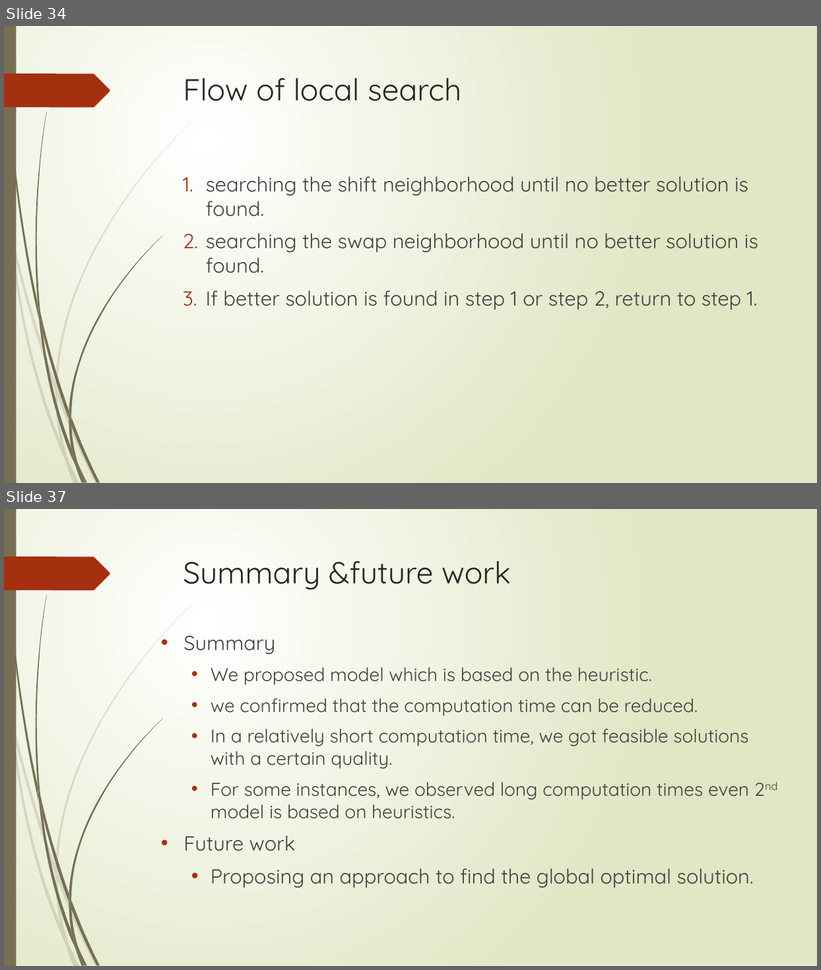
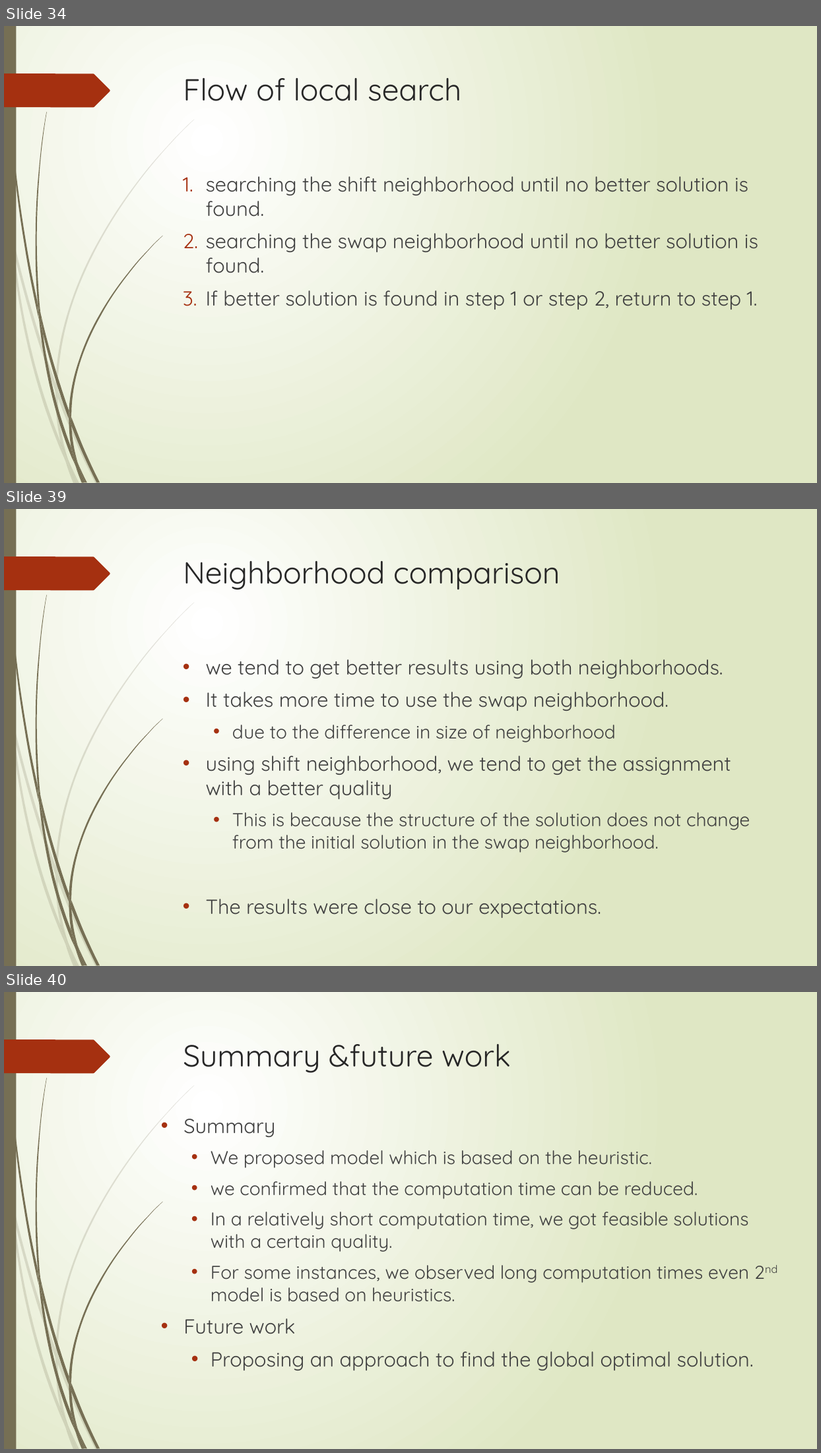
Before and after one commit to r-kurosu/kline_new, a slide deck: 竹田_修論発表.pptx. Shown one above the other, each under a label of ours: slides 34 and 37 before the commit, slides 34, 39 and 40 after it; the slides between them are not shown. The pictures are 821x970 and 821x1453 pixels, drawn with LibreOffice and Linux fonts; fonts in the diff are those of the drawing. Boxes give left, top, right and bottom in pixels: in the first picture for what was removed or moved away, otherwise in the second. Text is boxed around its words. In the diff, an @@ line names an element or a change of style, - is before the commit and + after.

```diff
--- a/竹田_修論発表.pptx
+++ b/竹田_修論発表.pptx
@@ slide 39 added at (x1=4, y1=509, x2=817, y2=966), background gradient #FFFFFF to #DFE8C4; not listed: 24 template elements that a slide beside it also shows @@
@@ title added at (x1=183, y1=561, x2=560, y2=590), 36 pt, text #262626 @@
+Neighborhood comparison
@@ text added at (x1=206, y1=659, x2=750, y2=915), 24 pt, text #404040 @@
+• we tend to get better results using both neighborhoods.
+• It takes more time to use the swap neighborhood.
+  • due to the difference in size of neighborhood
+• using shift neighborhood, we tend to get the assignment with a better quality
+  • This is because the structure of the solution does not change from the initial solution in the swap neighborhood.
+• The results were close to our expectations.
@@ what was slide 37 is now slide 40 @@
```
Also in this commit, not shown: 2 slides changed, 2 other slides added.
